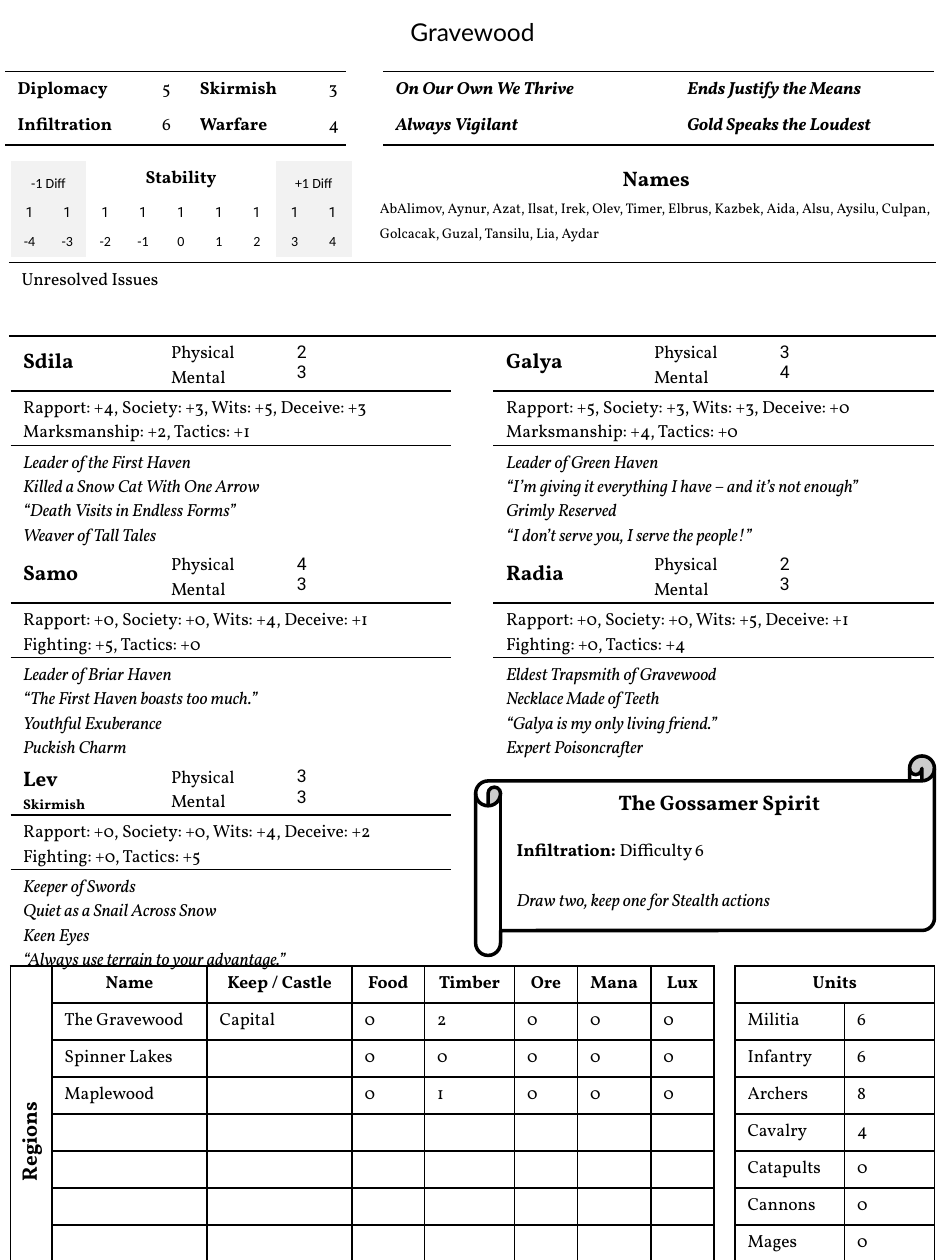
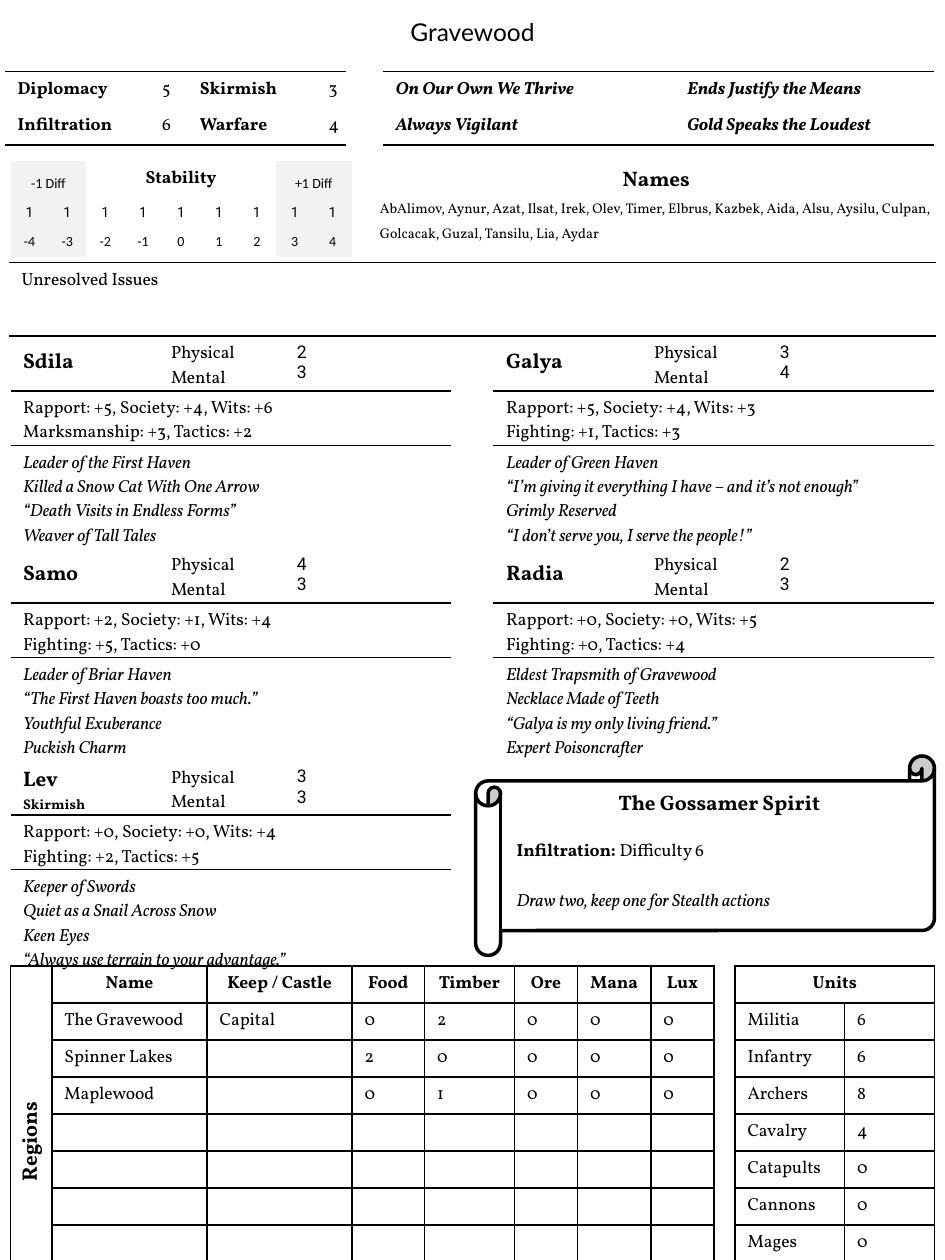
Before and after one commit to ziapeltagames/wrath-of-the-autarch, a slide deck: slide 10 of sheets/Core Sheets.pptx. Drawn at 945x1260 pixels with LibreOffice and Linux fonts; fonts in the diff are those of the drawing. Boxes give left, top, right and bottom in pixels: in the first picture for what was removed or moved away, otherwise in the second. Text is boxed around its words. In the diff, an @@ line names an element or a change of style, - is before the commit and + after.

```diff
--- a/sheets/Core Sheets.pptx
+++ b/sheets/Core Sheets.pptx
@@ table at bbox=[10, 336, 451, 550] @@
-row 2, column 1: Rapport: +4, Society: +3, Wits: +5, Deceive: +3 / Marksmanship: +2, Tactics: +1
+row 2, column 1: Rapport: +5, Society: +4, Wits: +6 / Marksmanship: +3, Tactics: +2
@@ table at bbox=[494, 336, 935, 550] @@
-row 2, column 1: Rapport: +5, Society: +3, Wits: +3, Deceive: +0 / Marksmanship: +4, Tactics: +0
+row 2, column 1: Rapport: +5, Society: +4, Wits: +3 / Fighting: +1, Tactics: +3
@@ table at bbox=[10, 548, 451, 757] @@
-row 2, column 1: Rapport: +0, Society: +0, Wits: +4, Deceive: +1 / Fighting: +5, Tactics: +0
+row 2, column 1: Rapport: +2, Society: +1, Wits: +4 / Fighting: +5, Tactics: +0
@@ table at bbox=[494, 548, 935, 762] @@
-row 2, column 1: Rapport: +0, Society: +0, Wits: +5, Deceive: +1 / Fighting: +0, Tactics: +4
+row 2, column 1: Rapport: +0, Society: +0, Wits: +5 / Fighting: +0, Tactics: +4
@@ table at bbox=[10, 760, 451, 978] @@
-row 2, column 1: Rapport: +0, Society: +0, Wits: +4, Deceive: +2 / Fighting: +0, Tactics: +5
+row 2, column 1: Rapport: +0, Society: +0, Wits: +4 / Fighting: +2, Tactics: +5
@@ table at bbox=[10, 966, 712, 1250] @@
-row 3, column 4: 0
+row 3, column 4: 2
```
Also in this commit, not shown: 8 other files.
